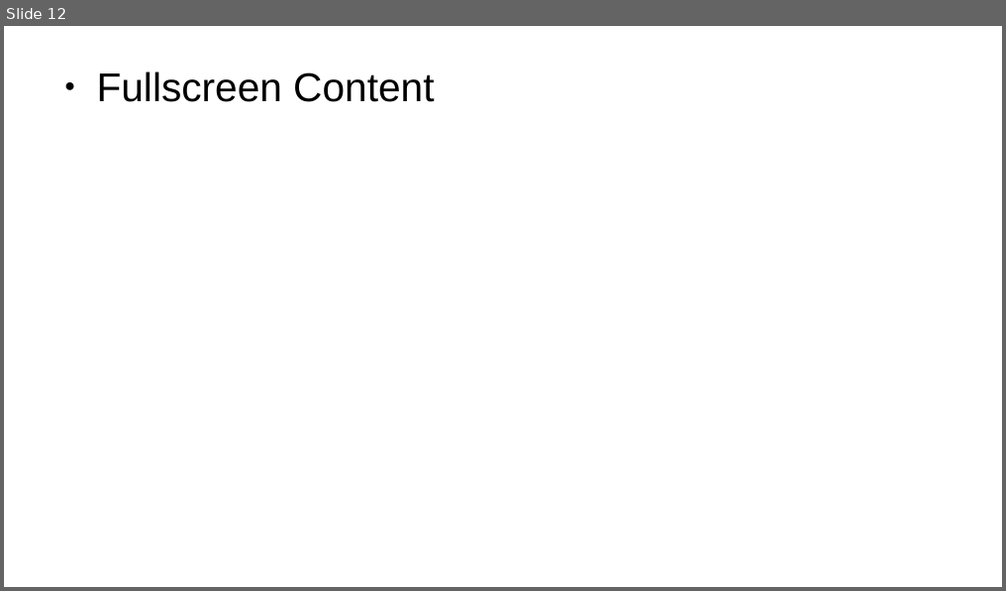
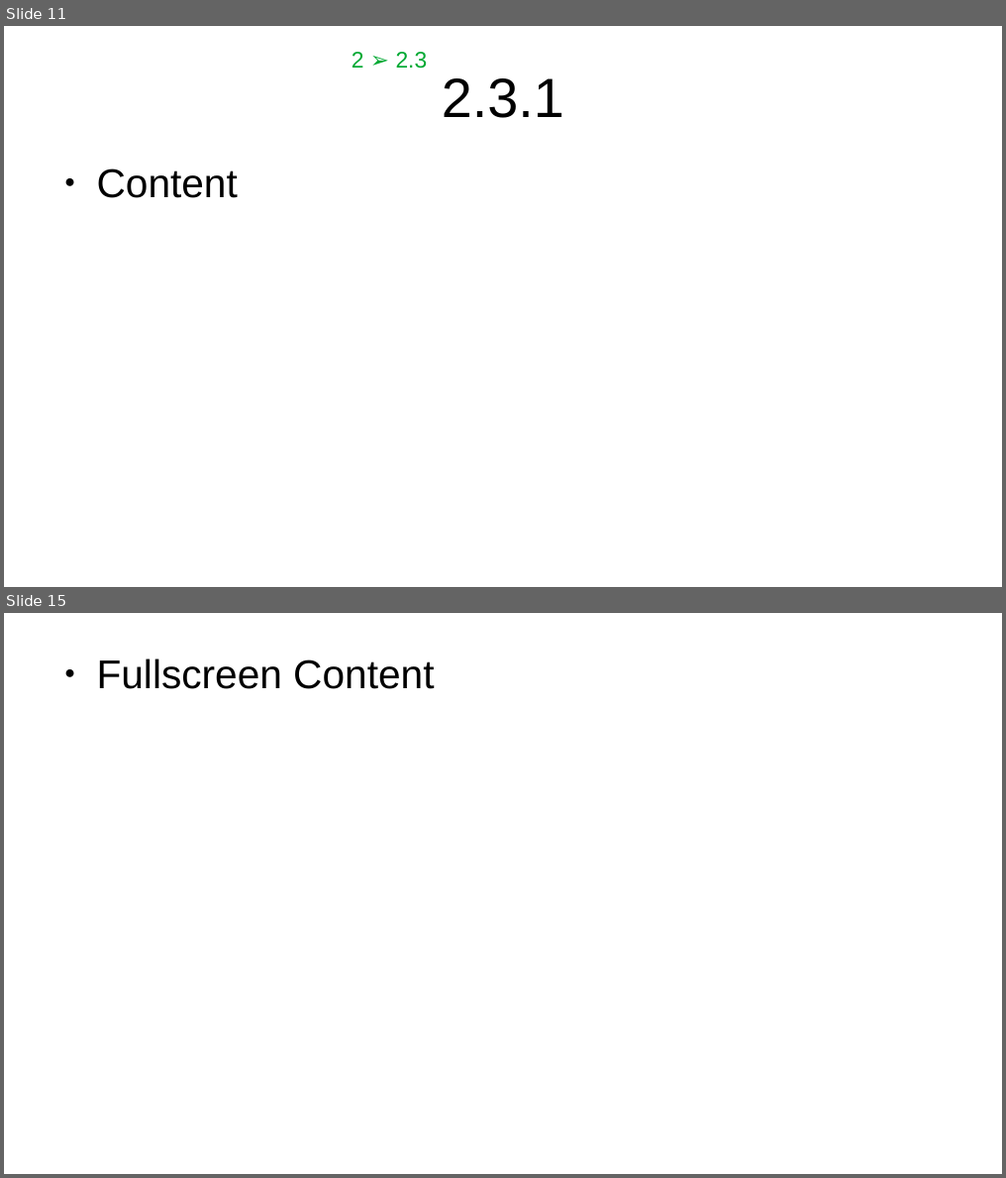
Before and after one commit to shunf4/presentation-auto-breadcrumbs, a slide deck: breadcrumbs_test.odp. Shown one above the other, each under a label of ours: slide 12 before the commit, slides 11 and 15 after it; the slides between them are not shown. The pictures are 1006x591 and 1006x1178 pixels, drawn with LibreOffice and Linux fonts; fonts in the diff are those of the drawing. Boxes give left, top, right and bottom in pixels: in the first picture for what was removed or moved away, otherwise in the second. Text is boxed around its words. In the diff, an @@ line names an element or a change of style, - is before the commit and + after.

```diff
--- a/breadcrumbs_test.odp
+++ b/breadcrumbs_test.odp
@@ slide 11 added at [4, 26, 1002, 587], background #FFFFFF @@
@@ text added at [351, 52, 428, 69], 18 pt, text #00A933 @@
+2 ➢ 2.3
@@ title added at [442, 78, 564, 118], 44 pt, text #000000 @@
+2.3.1
@@ text added at [97, 169, 238, 198], 32 pt, text #000000 @@
+● Content
@@ what was slide 12 is now slide 15 @@
```
Also in this commit, not shown: 12 slides changed, 2 other slides added, 3 other files.
